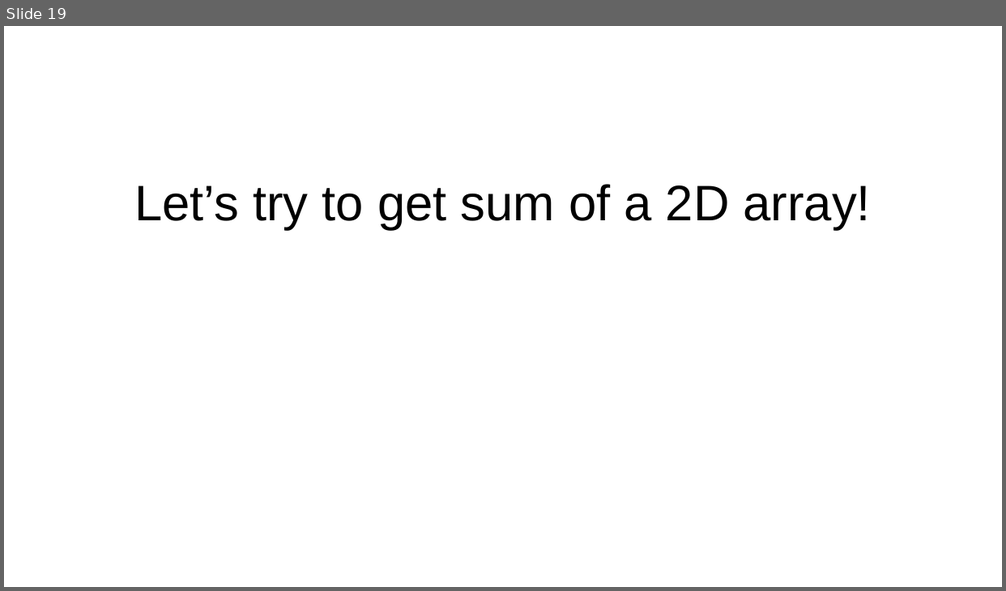
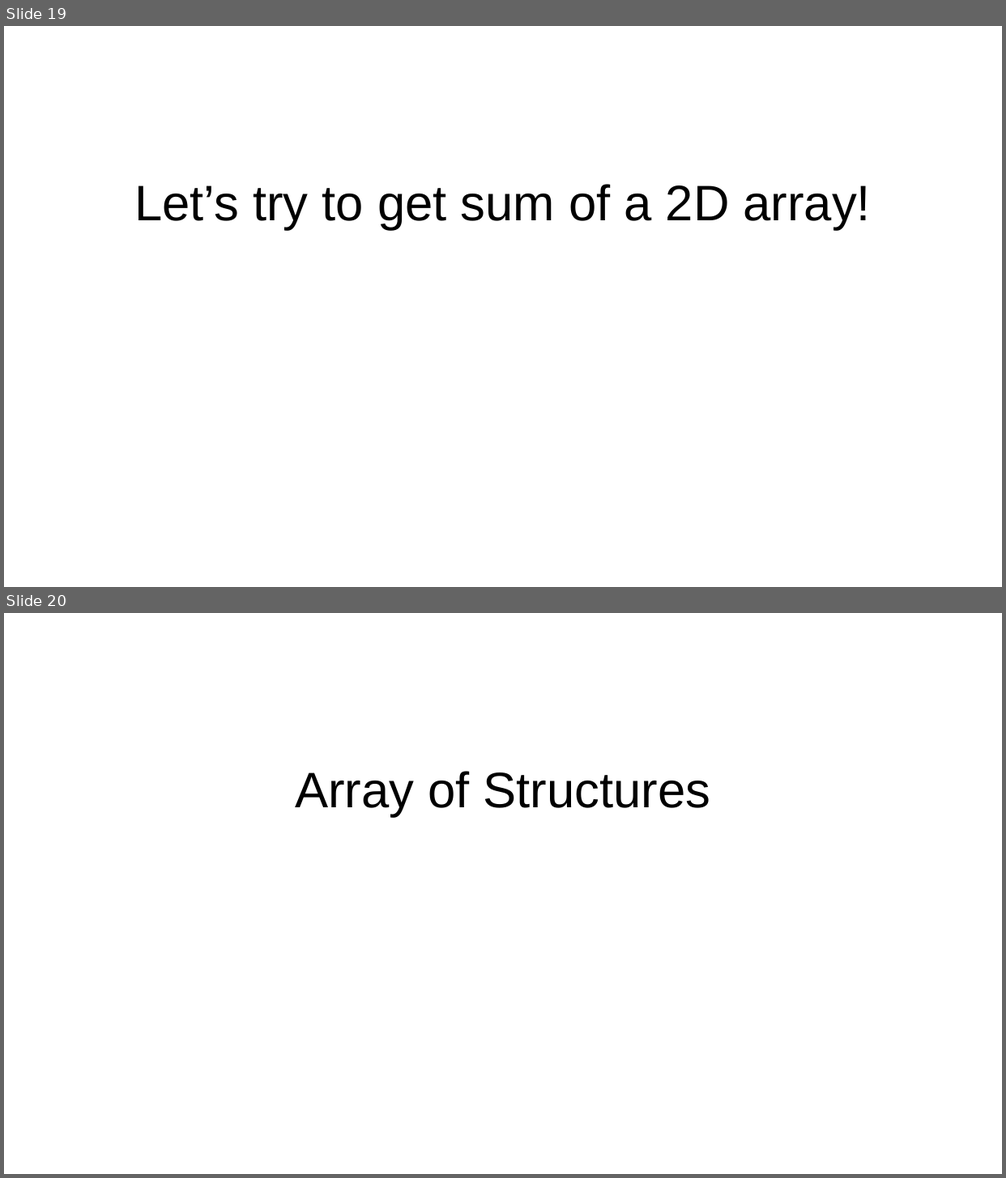
Before and after one commit to Mozilla-Campus-Club-of-SLIIT/c-programming, a slide deck: Lectures/07_Arrays/07 Arrays.pptx. Shown one above the other, each under a label of ours: slide 19 before the commit, slides 19 and 20 after it. The pictures are 1006x591 and 1006x1178 pixels, drawn with LibreOffice and Linux fonts; fonts in the diff are those of the drawing. Boxes give left, top, right and bottom in pixels: in the first picture for what was removed or moved away, otherwise in the second. Text is boxed around its words. In the diff, an @@ line names an element or a change of style, - is before the commit and + after.

```diff
--- a/Lectures/07_Arrays/07 Arrays.pptx
+++ b/Lectures/07_Arrays/07 Arrays.pptx
@@ slide 20 added at [4, 613, 1002, 1174], background #FFFFFF @@
@@ text added at [295, 771, 710, 816], 36 pt, text #000000 @@
+Array of Structures
```
Also in this commit, not shown: 2 slides changed, 1 other file.
